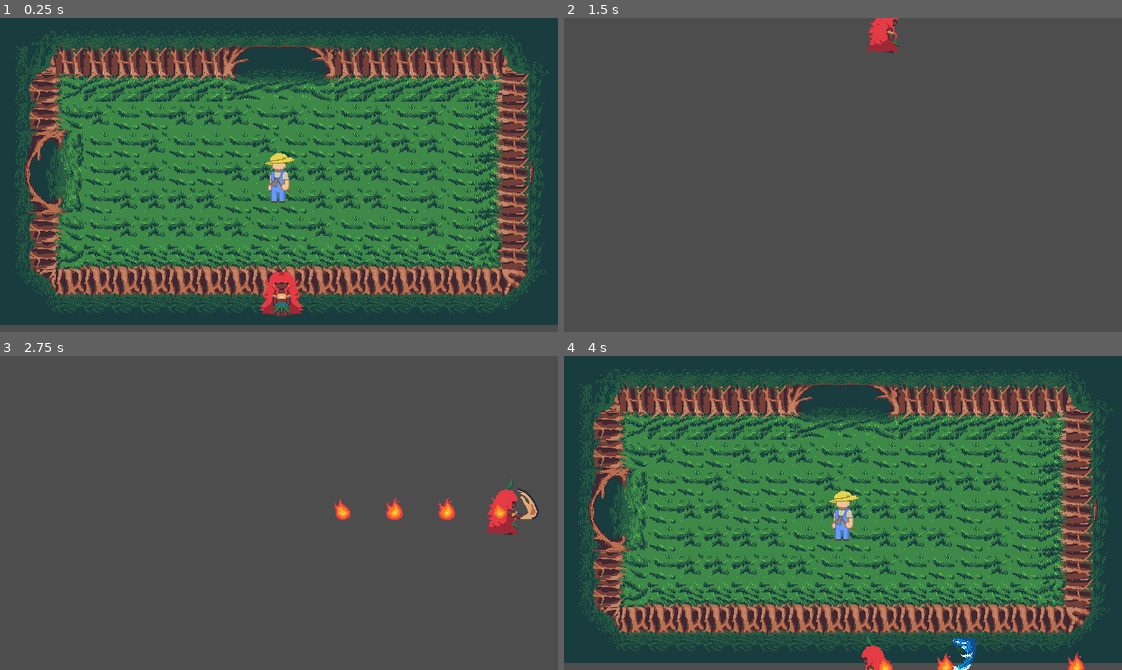
Above: before the commit, frames 1-4 (two rows, left to right).
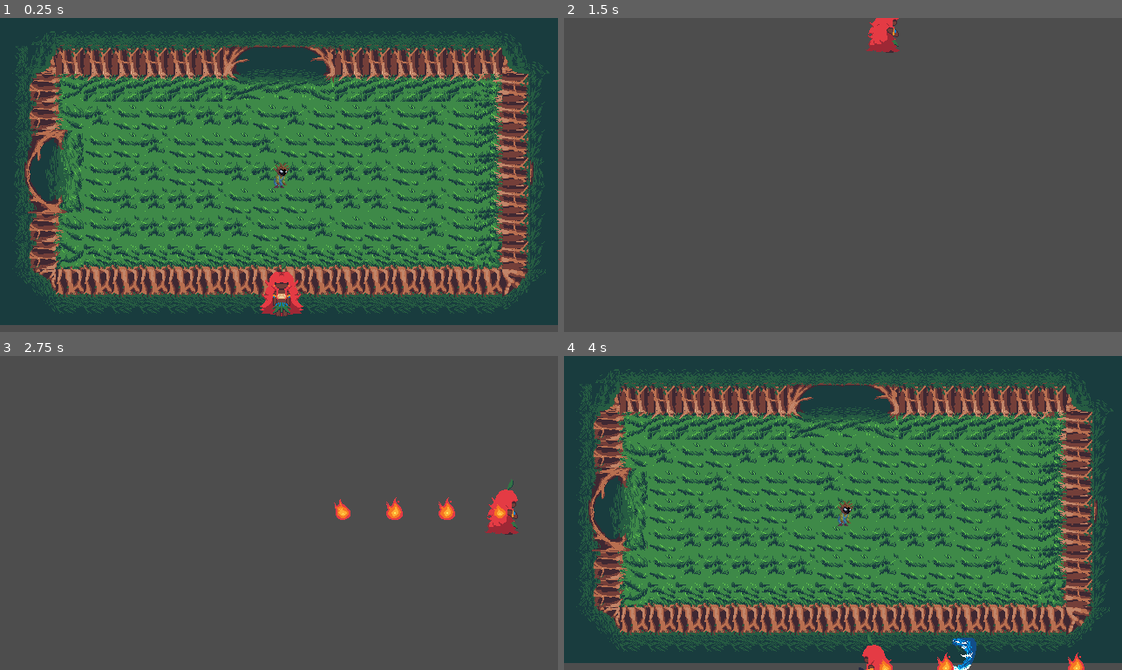
Above: after the commit, the same moments.

Repository: SamuelMTL/AmazonProject
Game: Godot game, scene res://scenes/Dungeons/dungeon.tscn
The game is run twice, just before and just after one commit, with the same random seed, the same clock (stepped at 60 frames per second) and the same inputs. This scene is started directly instead of the project's main scene. Sound files missing from this copy of the repository are replaced by a short silence.
Inputs (mouse positions are in pixels of both pictures, inside the frame that each line leads up to):
- Up to frame 1 (0.25 s): no input
- Up to frame 2 (1.5 s): move the mouse to (965, 159) at 0.52 s; hold Right (ui_right) 0.53-1.28 s; click (965, 159) at 0.6 s; move the mouse to (731, 190) at 1.27 s; hold Down (ui_down) from 1.28 s (still down); tap R (BoitataPower) at 1.35 s
- Up to frame 3 (2.75 s): click (167, 528) at 1.55 s; move the mouse to (334, 443) at 2.02 s; release Down (ui_down) at 2.03 s; hold Right (ui_right) from 2.03 s (still down); tap Q (CurupiraPower) at 2.1 s; click (334, 443) at 2.3 s
- Up to frame 4 (4 s): move the mouse to (815, 575) at 2.77 s; release Right (ui_right) at 2.78 s; hold Up (ui_up) 2.78-3.53 s; tap H (Habilidades) at 2.85 s; click (815, 575) at 3.05 s; move the mouse to (1010, 560) at 3.52 s; hold Left (ui_left) from 3.53 s (still down); tap E (IaraPower) at 3.6 s; click (1010, 560) at 3.8 s

The runs differ from the first frame. In frame 1, 0.5% of the frame differs, in the area x 47-53%, y 43-59%; in frame 2, less than 0.1%; in frame 3, 0.2%; in frame 4, 0.6%, in the area x 47-59%, y 43-100%.
Error after the commit: Invalid access to property or key 'animacoes' on a base object of type 'Dictionary'. (res://inimigoteste.gd:61)

Commit message:
adicionando animacoes

Diff:
--- a/amazonproject/Components/PlayerComponent/Jogador.tscn
+++ b/amazonproject/Components/PlayerComponent/Jogador.tscn
@@ -220,19 +220,19 @@
 [sub_resource type="SpriteFrames" id="SpriteFrames_xqhm8"]
 animations = [{
 "frames": [{
-"duration": 1.0,
+"duration": 0.5,
 "texture": SubResource("AtlasTexture_7t6un")
 }, {
-"duration": 1.0,
+"duration": 0.5,
 "texture": SubResource("AtlasTexture_qwn2b")
 }, {
-"duration": 1.0,
+"duration": 0.5,
 "texture": SubResource("AtlasTexture_j4jjk")
 }, {
-"duration": 1.0,
+"duration": 0.5,
 "texture": SubResource("AtlasTexture_74nsc")
 }],
-"loop": true,
+"loop": false,
 "name": &"DownAttacking",
 "speed": 5.0
 }, {
@@ -274,19 +274,19 @@
 "speed": 5.0
 }, {
 "frames": [{
-"duration": 1.0,
+"duration": 0.5,
 "texture": SubResource("AtlasTexture_mn4uh")
 }, {
-"duration": 1.0,
+"duration": 0.5,
 "texture": SubResource("AtlasTexture_wutya")
 }, {
-"duration": 1.0,
+"duration": 0.5,
 "texture": SubResource("AtlasTexture_41ypr")
 }, {
-"duration": 1.0,
+"duration": 0.5,
 "texture": SubResource("AtlasTexture_km75w")
 }],
-"loop": true,
+"loop": false,
 "name": &"LeftAttacking",
 "speed": 5.0
 }, {
@@ -328,19 +328,19 @@
 "speed": 5.0
 }, {
 "frames": [{
-"duration": 1.0,
+"duration": 0.5,
 "texture": SubResource("AtlasTexture_pjy0h")
 }, {
-"duration": 1.0,
+"duration": 0.5,
 "texture": SubResource("AtlasTexture_u3hwb")
 }, {
-"duration": 1.0,
+"duration": 0.5,
 "texture": SubResource("AtlasTexture_1blic")
 }, {
-"duration": 1.0,
+"duration": 0.5,
 "texture": SubResource("AtlasTexture_twrd4")
 }],
-"loop": true,
+"loop": false,
 "name": &"RightAttacking",
 "speed": 5.0
 }, {
@@ -382,19 +382,19 @@
 "speed": 5.0
 }, {
 "frames": [{
-"duration": 1.0,
+"duration": 0.5,
 "texture": SubResource("AtlasTexture_be7jl")
 }, {
-"duration": 1.0,
+"duration": 0.5,
 "texture": SubResource("AtlasTexture_s2pyx")
 }, {
-"duration": 1.0,
+"duration": 0.5,
 "texture": SubResource("AtlasTexture_8lmmk")
 }, {
-"duration": 1.0,
+"duration": 0.5,
 "texture": SubResource("AtlasTexture_n6wt4")
 }],
-"loop": true,
+"loop": false,
 "name": &"UpAttacking",
 "speed": 5.0
 }, {
@@ -453,7 +453,7 @@
 
 [node name="AnimatedSprite2D" type="AnimatedSprite2D" parent="."]
 sprite_frames = SubResource("SpriteFrames_xqhm8")
-animation = &"RightWalking"
+animation = &"DownAttacking"
 
 [node name="DashTimer" type="Timer" parent="."]
 wait_time = 0.16
--- a/amazonproject/Components/PlayerComponent/jogador.gd
+++ b/amazonproject/Components/PlayerComponent/jogador.gd
@@ -98,13 +98,17 @@
 	if is_attacking:
 		match last_direction:
 			"right":
-				animations.play("RightAttacking")
+				if animations.animation != "RightAttacking":
+					animations.play("RightAttacking")
 			"left":
-				animations.play("LeftAttacking")
+				if animations.animation != "LeftAttacking":
+					animations.play("LeftAttacking")
 			"down":
-				animations.play("DownAttacking")
+				if animations.animation != "DownAttacking":
+					animations.play("DownAttacking")
 			"up":
-				animations.play("UpAttacking")
+				if animations.animation != "UpAttacking":
+					animations.play("UpAttacking")
 
 	elif velocity == Vector2.ZERO:
 
@@ -206,11 +210,15 @@
 	for enemy in get_overlapping_bodies():
 		if enemy.is_in_group("enemies"):
 			enemy.take_damage(10)
+			var direction = enemy.global_position - global_position
+			var force = 200.0 # ajuste conforme necessário
+			enemy.apply_knockback(direction, force)
 
 func lanca_attack():
 	for enemy in get_overlapping_bodies():
 		if enemy.is_in_group("enemies"):
 			enemy.take_damage(20)
+			enemy.apply_knockback()
 
 func boleadeira_attack():
 	pass
--- a/amazonproject/inimigoteste.gd
+++ b/amazonproject/inimigoteste.gd
@@ -1,11 +1,42 @@
 class_name Enemy2
 extends CharacterBody2D
 
-@export var max_health: int = 10
+@export var max_health: int = 100
 var current_health: int = max_health
 
 var knockback_velocity: Vector2 = Vector2.ZERO
 var knockback_time: float = 0.0
+
+@onready var sprites = $Sprite2D
+
+var inimigos = {
+		"espantalho": {
+			"dano": 10,
+			"animacoes": {
+						"idle":
+							{
+							"down": "EspantalhoIdleDown",
+							"up": "EspantalhoIdleUp",
+							"left": "EspantalhoIdleEsquerda",
+							"right": "EspantalhoIdleDireita"
+							},
+						"walk": {
+							"down": "EspantalhoAndandoDown",
+							"up": "EspantalhoAndandoUp",
+							"left": "EspantalhoAndandoEsquerda",
+							"right": "EspantalhoAndandoDireita"
+						},
+						"morrendo": {
+							"right": "EspantalhoMorrendoDireita",
+							"left": "EspantalhoMorrendoEsquerda"
+						}
+
+					}
+				}
+			}
+
+func _ready() -> void:
+	choose_sprite("espantalho")
 
 func _physics_process(delta: float) -> void:
 	if knockback_time > 0:
@@ -25,3 +56,6 @@
 func die():
 	queue_free()
 	Global.enemy_counter -= 1
+
+func choose_sprite(enemy: String):
+	sprites.play(inimigos["animacoes"]["walk"])
--- a/amazonproject/inimigoteste.tscn
+++ b/amazonproject/inimigoteste.tscn
@@ -1,7 +1,478 @@
-[gd_scene load_steps=4 format=3 uid="uid://co41wetd6rgg3"]
-
-[ext_resource type="Texture2D" uid="uid://chgbt6u0kn6t" path="res://assets/mob.png" id="1_o00ar"]
+[gd_scene load_steps=68 format=3 uid="uid://co41wetd6rgg3"]
+
 [ext_resource type="Script" path="res://inimigoteste.gd" id="1_wogi4"]
+[ext_resource type="Texture2D" uid="uid://dgebw03f0qna" path="res://assets/Inimigos/Spritesheet do Espantalho da Mata andando.png" id="2_ctxvk"]
+[ext_resource type="Texture2D" uid="uid://uxxxjww83ic6" path="res://assets/Inimigos/Spritesheet do Espantalho da Mata andandoesquerda.png" id="3_yussg"]
+[ext_resource type="Texture2D" uid="uid://osl3h653lrk5" path="res://assets/Inimigos/Spritesheet do Espantalho da Mata em repouso.png" id="4_m8thh"]
+[ext_resource type="Texture2D" uid="uid://djn68ptuagy04" path="res://assets/Inimigos/Spritesheet do Espantalho da Mata morrendo.png" id="5_xl7x2"]
+
+[sub_resource type="AtlasTexture" id="AtlasTexture_6by0k"]
+atlas = ExtResource("2_ctxvk")
+region = Rect2(37, 0, 37, 42)
+
+[sub_resource type="AtlasTexture" id="AtlasTexture_4c5uk"]
+atlas = ExtResource("2_ctxvk")
+region = Rect2(37, 42, 37, 42)
+
+[sub_resource type="AtlasTexture" id="AtlasTexture_aefu5"]
+atlas = ExtResource("2_ctxvk")
+region = Rect2(37, 84, 37, 42)
+
+[sub_resource type="AtlasTexture" id="AtlasTexture_kqrx3"]
+atlas = ExtResource("2_ctxvk")
+region = Rect2(37, 126, 37, 42)
+
+[sub_resource type="AtlasTexture" id="AtlasTexture_spw8w"]
+atlas = ExtResource("2_ctxvk")
+region = Rect2(37, 168, 37, 42)
+
+[sub_resource type="AtlasTexture" id="AtlasTexture_0l7m6"]
+atlas = ExtResource("2_ctxvk")
+region = Rect2(37, 210, 37, 42)
+
+[sub_resource type="AtlasTexture" id="AtlasTexture_d2ffy"]
+atlas = ExtResource("2_ctxvk")
+region = Rect2(37, 252, 37, 42)
+
+[sub_resource type="AtlasTexture" id="AtlasTexture_rsrs4"]
+atlas = ExtResource("2_ctxvk")
+region = Rect2(0, 0, 37, 42)
+
+[sub_resource type="AtlasTexture" id="AtlasTexture_eug83"]
+atlas = ExtResource("2_ctxvk")
+region = Rect2(0, 42, 37, 42)
+
+[sub_resource type="AtlasTexture" id="AtlasTexture_ivmmr"]
+atlas = ExtResource("2_ctxvk")
+region = Rect2(0, 84, 37, 42)
+
+[sub_resource type="AtlasTexture" id="AtlasTexture_rqqcl"]
+atlas = ExtResource("2_ctxvk")
+region = Rect2(0, 126, 37, 42)
+
+[sub_resource type="AtlasTexture" id="AtlasTexture_mr7yb"]
+atlas = ExtResource("3_yussg")
+region = Rect2(0, 0, 37, 42)
+
+[sub_resource type="AtlasTexture" id="AtlasTexture_ihabx"]
+atlas = ExtResource("3_yussg")
+region = Rect2(0, 42, 37, 42)
+
+[sub_resource type="AtlasTexture" id="AtlasTexture_nim4s"]
+atlas = ExtResource("3_yussg")
+region = Rect2(0, 84, 37, 42)
+
+[sub_resource type="AtlasTexture" id="AtlasTexture_jkxb2"]
+atlas = ExtResource("3_yussg")
+region = Rect2(0, 126, 37, 42)
+
+[sub_resource type="AtlasTexture" id="AtlasTexture_xyvam"]
+atlas = ExtResource("3_yussg")
+region = Rect2(0, 168, 37, 42)
+
+[sub_resource type="AtlasTexture" id="AtlasTexture_owhdr"]
+atlas = ExtResource("3_yussg")
+region = Rect2(0, 210, 37, 42)
+
+[sub_resource type="AtlasTexture" id="AtlasTexture_cb7j2"]
+atlas = ExtResource("3_yussg")
+region = Rect2(0, 252, 37, 42)
+
+[sub_resource type="AtlasTexture" id="AtlasTexture_15vy1"]
+atlas = ExtResource("4_m8thh")
+region = Rect2(0, 41, 36, 41)
+
+[sub_resource type="AtlasTexture" id="AtlasTexture_1714p"]
+atlas = ExtResource("4_m8thh")
+region = Rect2(36, 41, 36, 41)
+
+[sub_resource type="AtlasTexture" id="AtlasTexture_4hupl"]
+atlas = ExtResource("4_m8thh")
+region = Rect2(72, 41, 36, 41)
+
+[sub_resource type="AtlasTexture" id="AtlasTexture_n3ed0"]
+atlas = ExtResource("4_m8thh")
+region = Rect2(0, 0, 36, 41)
+
+[sub_resource type="AtlasTexture" id="AtlasTexture_irt6y"]
+atlas = ExtResource("4_m8thh")
+region = Rect2(36, 0, 36, 41)
+
+[sub_resource type="AtlasTexture" id="AtlasTexture_gf87n"]
+atlas = ExtResource("4_m8thh")
+region = Rect2(72, 0, 36, 41)
+
+[sub_resource type="AtlasTexture" id="AtlasTexture_3qd0r"]
+atlas = ExtResource("4_m8thh")
+region = Rect2(108, 123, 36, 41)
+
+[sub_resource type="AtlasTexture" id="AtlasTexture_bwoxm"]
+atlas = ExtResource("4_m8thh")
+region = Rect2(144, 123, 36, 41)
+
+[sub_resource type="AtlasTexture" id="AtlasTexture_nbeva"]
+atlas = ExtResource("4_m8thh")
+region = Rect2(180, 123, 36, 41)
+
+[sub_resource type="AtlasTexture" id="AtlasTexture_g6j3g"]
+atlas = ExtResource("4_m8thh")
+region = Rect2(108, 0, 36, 41)
+
+[sub_resource type="AtlasTexture" id="AtlasTexture_83f5k"]
+atlas = ExtResource("4_m8thh")
+region = Rect2(144, 0, 36, 41)
+
+[sub_resource type="AtlasTexture" id="AtlasTexture_l36q4"]
+atlas = ExtResource("4_m8thh")
+region = Rect2(180, 0, 36, 41)
+
+[sub_resource type="AtlasTexture" id="AtlasTexture_dud7p"]
+atlas = ExtResource("5_xl7x2")
+region = Rect2(0, 0, 38, 40)
+
+[sub_resource type="AtlasTexture" id="AtlasTexture_xwt2j"]
+atlas = ExtResource("5_xl7x2")
+region = Rect2(38, 0, 38, 40)
+
+[sub_resource type="AtlasTexture" id="AtlasTexture_llo36"]
+atlas = ExtResource("5_xl7x2")
+region = Rect2(76, 0, 38, 40)
+
+[sub_resource type="AtlasTexture" id="AtlasTexture_q8eyp"]
+atlas = ExtResource("5_xl7x2")
+region = Rect2(114, 0, 38, 40)
+
+[sub_resource type="AtlasTexture" id="AtlasTexture_5ffvv"]
+atlas = ExtResource("5_xl7x2")
+region = Rect2(152, 0, 38, 40)
+
+[sub_resource type="AtlasTexture" id="AtlasTexture_f5t5h"]
+atlas = ExtResource("5_xl7x2")
+region = Rect2(190, 0, 38, 40)
+
+[sub_resource type="AtlasTexture" id="AtlasTexture_fa6sl"]
+atlas = ExtResource("5_xl7x2")
+region = Rect2(228, 0, 38, 40)
+
+[sub_resource type="AtlasTexture" id="AtlasTexture_ovxsl"]
+atlas = ExtResource("5_xl7x2")
+region = Rect2(266, 0, 38, 40)
+
+[sub_resource type="AtlasTexture" id="AtlasTexture_y1x66"]
+atlas = ExtResource("5_xl7x2")
+region = Rect2(304, 0, 38, 40)
+
+[sub_resource type="AtlasTexture" id="AtlasTexture_m2ake"]
+atlas = ExtResource("5_xl7x2")
+region = Rect2(342, 0, 38, 40)
+
+[sub_resource type="AtlasTexture" id="AtlasTexture_223n6"]
+atlas = ExtResource("5_xl7x2")
+region = Rect2(380, 0, 38, 40)
+
+[sub_resource type="AtlasTexture" id="AtlasTexture_3nn2r"]
+atlas = ExtResource("5_xl7x2")
+region = Rect2(418, 0, 38, 40)
+
+[sub_resource type="AtlasTexture" id="AtlasTexture_ofr2c"]
+atlas = ExtResource("5_xl7x2")
+region = Rect2(456, 0, 38, 40)
+
+[sub_resource type="AtlasTexture" id="AtlasTexture_825k6"]
+atlas = ExtResource("5_xl7x2")
+region = Rect2(494, 0, 38, 40)
+
+[sub_resource type="AtlasTexture" id="AtlasTexture_7hdu2"]
+atlas = ExtResource("5_xl7x2")
+region = Rect2(532, 0, 38, 40)
+
+[sub_resource type="AtlasTexture" id="AtlasTexture_6lulj"]
+atlas = ExtResource("5_xl7x2")
+region = Rect2(0, 40, 38, 40)
+
+[sub_resource type="AtlasTexture" id="AtlasTexture_0h28e"]
+atlas = ExtResource("5_xl7x2")
+region = Rect2(38, 40, 38, 40)
+
+[sub_resource type="AtlasTexture" id="AtlasTexture_ryiwp"]
+atlas = ExtResource("5_xl7x2")
+region = Rect2(76, 40, 38, 40)
+
+[sub_resource type="AtlasTexture" id="AtlasTexture_dnj0a"]
+atlas = ExtResource("5_xl7x2")
+region = Rect2(114, 40, 38, 40)
+
+[sub_resource type="AtlasTexture" id="AtlasTexture_eyx3a"]
+atlas = ExtResource("5_xl7x2")
+region = Rect2(152, 40, 38, 40)
+
+[sub_resource type="AtlasTexture" id="AtlasTexture_4g18o"]
+atlas = ExtResource("5_xl7x2")
+region = Rect2(190, 40, 38, 40)
+
+[sub_resource type="AtlasTexture" id="AtlasTexture_7dxk4"]
+atlas = ExtResource("5_xl7x2")
+region = Rect2(228, 40, 38, 40)
+
+[sub_resource type="AtlasTexture" id="AtlasTexture_gppwu"]
+atlas = ExtResource("5_xl7x2")
+region = Rect2(266, 40, 38, 40)
+
+[sub_resource type="AtlasTexture" id="AtlasTexture_6ljtg"]
+atlas = ExtResource("5_xl7x2")
+region = Rect2(304, 40, 38, 40)
+
+[sub_resource type="AtlasTexture" id="AtlasTexture_7oxbf"]
+atlas = ExtResource("5_xl7x2")
+region = Rect2(342, 40, 38, 40)
+
+[sub_resource type="AtlasTexture" id="AtlasTexture_ll8uo"]
+atlas = ExtResource("5_xl7x2")
+region = Rect2(380, 40, 38, 40)
+
+[sub_resource type="AtlasTexture" id="AtlasTexture_8eupg"]
+atlas = ExtResource("5_xl7x2")
+region = Rect2(418, 40, 38, 40)
+
+[sub_resource type="AtlasTexture" id="AtlasTexture_wbyay"]
+atlas = ExtResource("5_xl7x2")
+region = Rect2(456, 40, 38, 40)
+
+[sub_resource type="AtlasTexture" id="AtlasTexture_oy255"]
+atlas = ExtResource("5_xl7x2")
+region = Rect2(494, 40, 38, 40)
+
+[sub_resource type="AtlasTexture" id="AtlasTexture_ax2fs"]
+atlas = ExtResource("5_xl7x2")
+region = Rect2(532, 40, 38, 40)
+
+[sub_resource type="SpriteFrames" id="SpriteFrames_f1ifu"]
+animations = [{
+"frames": [{
+"duration": 1.0,
+"texture": SubResource("AtlasTexture_6by0k")
+}, {
+"duration": 1.0,
+"texture": SubResource("AtlasTexture_4c5uk")
+}, {
+"duration": 1.0,
+"texture": SubResource("AtlasTexture_aefu5")
+}, {
+"duration": 1.0,
+"texture": SubResource("AtlasTexture_kqrx3")
+}, {
+"duration": 1.0,
+"texture": SubResource("AtlasTexture_spw8w")
+}, {
+"duration": 1.0,
+"texture": SubResource("AtlasTexture_0l7m6")
+}, {
+"duration": 1.0,
+"texture": SubResource("AtlasTexture_d2ffy")
+}],
+"loop": true,
+"name": &"EspantalhoAndandoDireita",
+"speed": 5.0
+}, {
+"frames": [{
+"duration": 1.0,
+"texture": SubResource("AtlasTexture_rsrs4")
+}, {
+"duration": 1.0,
+"texture": SubResource("AtlasTexture_eug83")
+}, {
+"duration": 1.0,
+"texture": SubResource("AtlasTexture_ivmmr")
+}, {
+"duration": 1.0,
+"texture": SubResource("AtlasTexture_rqqcl")
+}],
+"loop": true,
+"name": &"EspantalhoAndandoDown",
+"speed": 5.0
+}, {
+"frames": [{
+"duration": 1.0,
+"texture": SubResource("AtlasTexture_mr7yb")
+}, {
+"duration": 1.0,
+"texture": SubResource("AtlasTexture_ihabx")
+}, {
+"duration": 1.0,
+"texture": SubResource("AtlasTexture_nim4s")
+}, {
+"duration": 1.0,
+"texture": SubResource("AtlasTexture_jkxb2")
+}, {
+"duration": 1.0,
+"texture": SubResource("AtlasTexture_xyvam")
+}, {
+"duration": 1.0,
+"texture": SubResource("AtlasTexture_owhdr")
+}, {
+"duration": 1.0,
+"texture": SubResource("AtlasTexture_cb7j2")
+}],
+"loop": true,
+"name": &"EspantalhoAndandoEsquerda",
+"speed": 5.0
+}, {
+"frames": [{
+"duration": 1.0,
+"texture": SubResource("AtlasTexture_15vy1")
+}, {
+"duration": 1.0,
+"texture": SubResource("AtlasTexture_1714p")
+}, {
+"duration": 1.0,
+"texture": SubResource("AtlasTexture_4hupl")
+}],
+"loop": true,
+"name": &"EspantalhoIdleDireita",
+"speed": 5.0
+}, {
+"frames": [{
+"duration": 1.0,
+"texture": SubResource("AtlasTexture_n3ed0")
+}, {
+"duration": 1.0,
+"texture": SubResource("AtlasTexture_irt6y")
+}, {
+"duration": 1.0,
+"texture": SubResource("AtlasTexture_gf87n")
+}],
+"loop": true,
+"name": &"EspantalhoIdleDown",
+"speed": 5.0
+}, {
+"frames": [{
+"duration": 1.0,
+"texture": SubResource("AtlasTexture_3qd0r")
+}, {
+"duration": 1.0,
+"texture": SubResource("AtlasTexture_bwoxm")
+}, {
+"duration": 1.0,
+"texture": SubResource("AtlasTexture_nbeva")
+}],
+"loop": true,
+"name": &"EspantalhoIdleEsquerda",
+"speed": 5.0
+}, {
+"frames": [{
+"duration": 1.0,
+"texture": SubResource("AtlasTexture_g6j3g")
+}, {
+"duration": 1.0,
+"texture": SubResource("AtlasTexture_83f5k")
+}, {
+"duration": 1.0,
+"texture": SubResource("AtlasTexture_l36q4")
+}],
+"loop": true,
+"name": &"EspantalhoIdleUp",
+"speed": 5.0
+}, {
+"frames": [{
+"duration": 1.0,
+"texture": SubResource("AtlasTexture_dud7p")
+}, {
+"duration": 1.0,
+"texture": SubResource("AtlasTexture_xwt2j")
+}, {
+"duration": 1.0,
+"texture": SubResource("AtlasTexture_llo36")
+}, {
+"duration": 1.0,
+"texture": SubResource("AtlasTexture_q8eyp")
+}, {
+"duration": 1.0,
+"texture": SubResource("AtlasTexture_5ffvv")
+}, {
+"duration": 1.0,
+"texture": SubResource("AtlasTexture_f5t5h")
+}, {
+"duration": 1.0,
+"texture": SubResource("AtlasTexture_fa6sl")
+}, {
+"duration": 1.0,
+"texture": SubResource("AtlasTexture_ovxsl")
+}, {
+"duration": 1.0,
+"texture": SubResource("AtlasTexture_y1x66")
+}, {
+"duration": 1.0,
+"texture": SubResource("AtlasTexture_m2ake")
+}, {
+"duration": 1.0,
+"texture": SubResource("AtlasTexture_223n6")
+}, {
+"duration": 1.0,
+"texture": SubResource("AtlasTexture_3nn2r")
+}, {
+"duration": 1.0,
+"texture": SubResource("AtlasTexture_ofr2c")
+}, {
+"duration": 1.0,
+"texture": SubResource("AtlasTexture_825k6")
+}, {
+"duration": 1.0,
+"texture": SubResource("AtlasTexture_7hdu2")
+}],
+"loop": true,
+"name": &"EspantalhoMorrendoDireita",
+"speed": 5.0
+}, {
+"frames": [{
+"duration": 1.0,
+"texture": SubResource("AtlasTexture_6lulj")
+}, {
+"duration": 1.0,
+"texture": SubResource("AtlasTexture_0h28e")
+}, {
+"duration": 1.0,
+"texture": SubResource("AtlasTexture_ryiwp")
+}, {
+"duration": 1.0,
+"texture": SubResource("AtlasTexture_dnj0a")
+}, {
+"duration": 1.0,
+"texture": SubResource("AtlasTexture_eyx3a")
+}, {
+"duration": 1.0,
+"texture": SubResource("AtlasTexture_4g18o")
+}, {
+"duration": 1.0,
+"texture": SubResource("AtlasTexture_7dxk4")
+}, {
+"duration": 1.0,
+"texture": SubResource("AtlasTexture_gppwu")
+}, {
+"duration": 1.0,
+"texture": SubResource("AtlasTexture_6ljtg")
+}, {
+"duration": 1.0,
+"texture": SubResource("AtlasTexture_7oxbf")
+}, {
+"duration": 1.0,
+"texture": SubResource("AtlasTexture_ll8uo")
+}, {
+"duration": 1.0,
+"texture": SubResource("AtlasTexture_8eupg")
+}, {
+"duration": 1.0,
+"texture": SubResource("AtlasTexture_wbyay")
+}, {
+"duration": 1.0,
+"texture": SubResource("AtlasTexture_oy255")
+}, {
+"duration": 1.0,
+"texture": SubResource("AtlasTexture_ax2fs")
+}],
+"loop": true,
+"name": &"EspantalhoMorrendoEsquerda",
+"speed": 5.0
+}]
 
 [sub_resource type="CapsuleShape2D" id="CapsuleShape2D_ij6vw"]
 radius = 23.0
@@ -10,8 +481,9 @@
 [node name="CharacterBody2D" type="CharacterBody2D" groups=["enemies"]]
 script = ExtResource("1_wogi4")
 
-[node name="Sprite2D" type="Sprite2D" parent="."]
-texture = ExtResource("1_o00ar")
+[node name="Sprite2D" type="AnimatedSprite2D" parent="."]
+sprite_frames = SubResource("SpriteFrames_f1ifu")
+animation = &"EspantalhoAndandoDireita"
 
 [node name="CollisionShape2D" type="CollisionShape2D" parent="."]
 position = Vector2(0, 11)
Binary file added: amazonproject/assets/Inimigos/Spritesheet do Espantalho da Mata andando.png
Not shown, added: amazonproject/assets/Inimigos/Spritesheet do Espantalho da Mata andando.png.import
Binary file added: amazonproject/assets/Inimigos/Spritesheet do Espantalho da Mata andandoesquerda.png
Not shown, added: amazonproject/assets/Inimigos/Spritesheet do Espantalho da Mata andandoesquerda.png.import
Binary file added: amazonproject/assets/Inimigos/Spritesheet do Espantalho da Mata em repouso.png
Not shown, added: amazonproject/assets/Inimigos/Spritesheet do Espantalho da Mata em repouso.png.import
Binary file added: amazonproject/assets/Inimigos/Spritesheet do Espantalho da Mata morrendo.png
Not shown, added: amazonproject/assets/Inimigos/Spritesheet do Espantalho da Mata morrendo.png.import
Binary file added: amazonproject/assets/Inimigos/Spritesheet do Espantalho da Mata sofrendo.png
Not shown, added: amazonproject/assets/Inimigos/Spritesheet do Espantalho da Mata sofrendo.png.import
Not shown, changed: .DS_Store
Not shown, changed: amazonproject/.DS_Store
